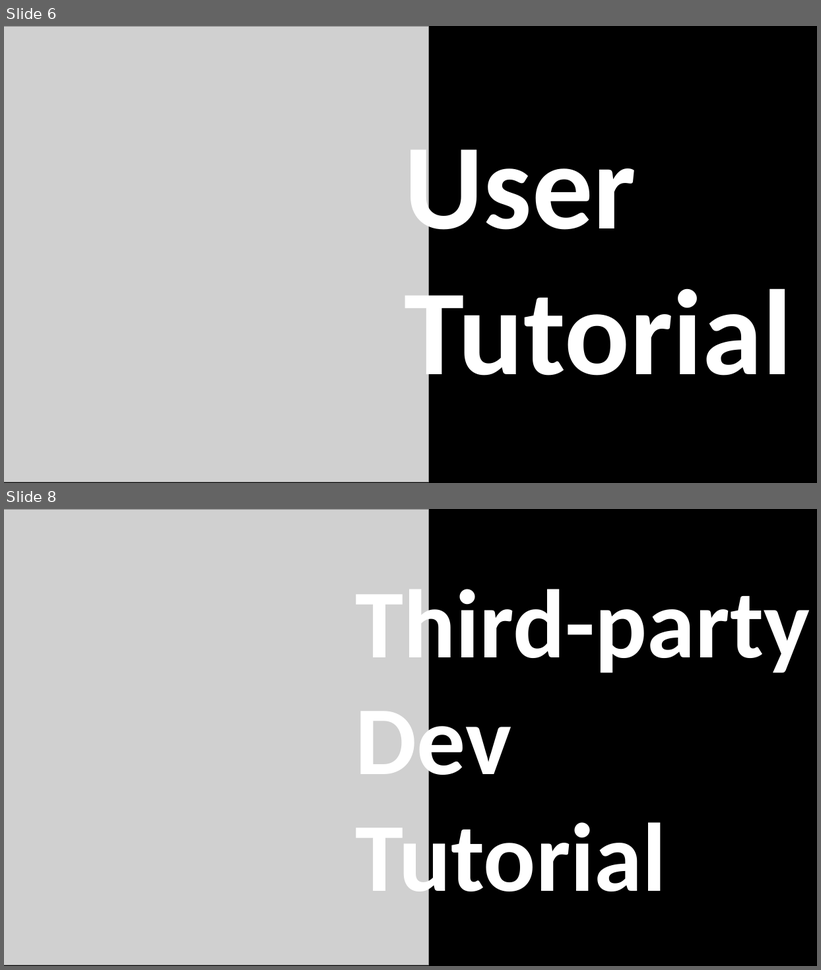
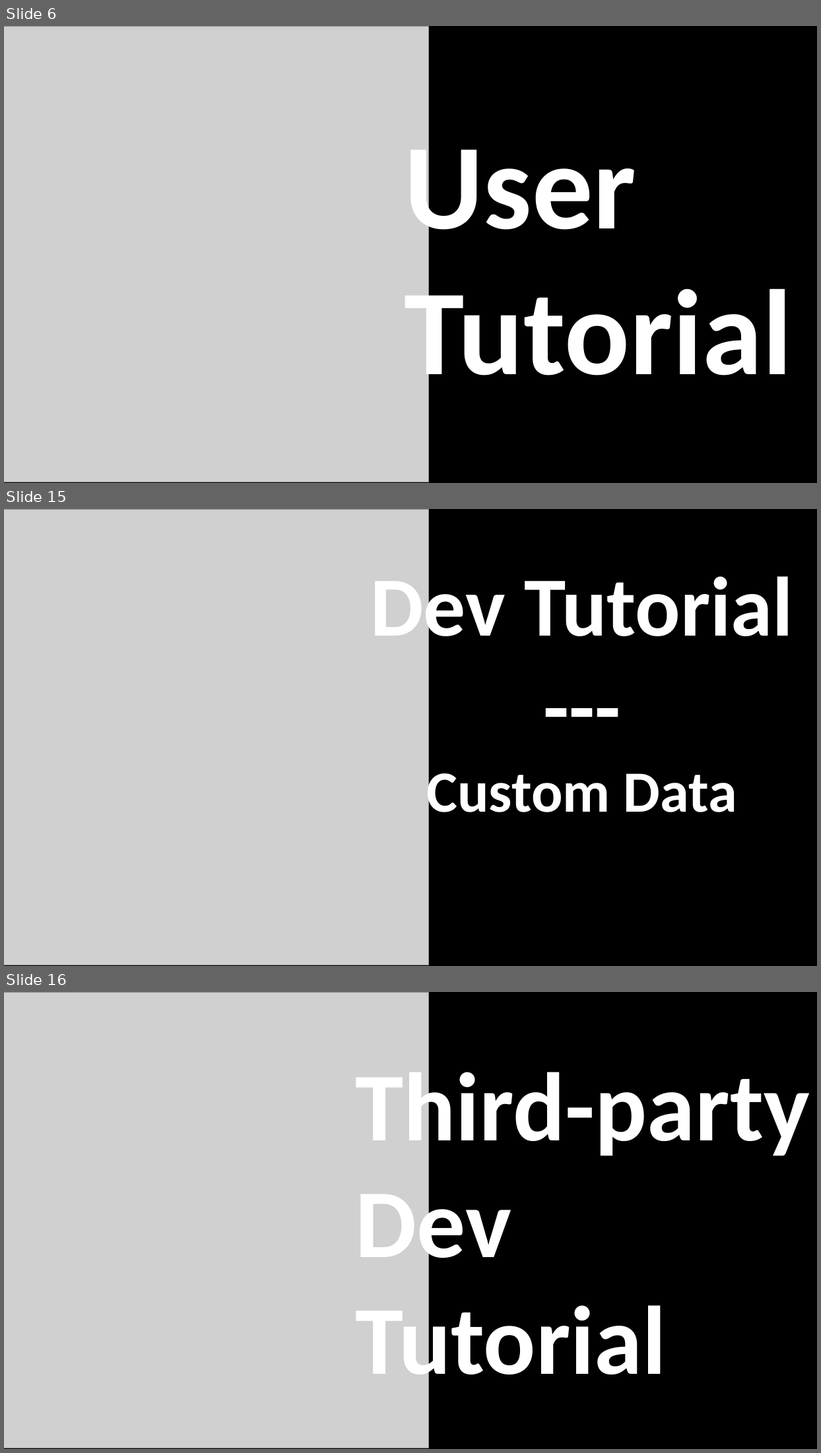
Before and after one commit to MiniGameWorlds/MiniGameWorld, a slide deck: resources/MiniGameWorld.pptx. Shown one above the other, each under a label of ours: slides 6 and 8 before the commit, slides 6, 15 and 16 after it; the slides between them are not shown. The pictures are 821x970 and 821x1453 pixels, drawn with LibreOffice and Linux fonts; fonts in the diff are those of the drawing; grey boxes stand for pictures. Boxes give left, top, right and bottom in pixels: in the first picture for what was removed or moved away, otherwise in the second. Text is boxed around its words. In the diff, an @@ line names an element or a change of style, - is before the commit and + after.

```diff
--- a/resources/MiniGameWorld.pptx
+++ b/resources/MiniGameWorld.pptx
@@ slide 15 added at box(4, 509, 817, 966), background #000000 @@
@@ picture added at box(4, 509, 428, 966) @@
@@ text added at box(370, 565, 793, 826), 199 pt, text #FFFFFF, bold @@
+Dev Tutorial
+---
+Custom Data
@@ what was slide 8 is now slide 16 @@
```
Also in this commit, not shown: 8 other slides added, 1 slide removed, 3 other files.
